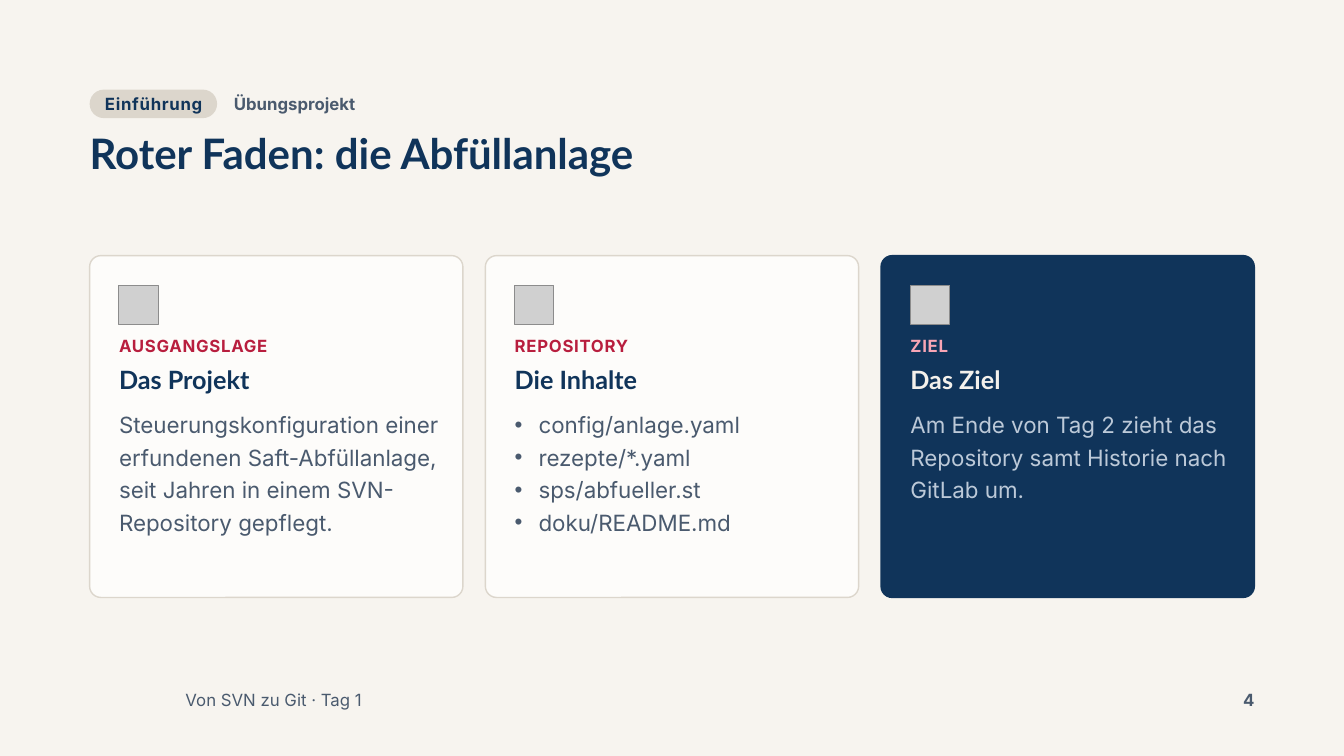
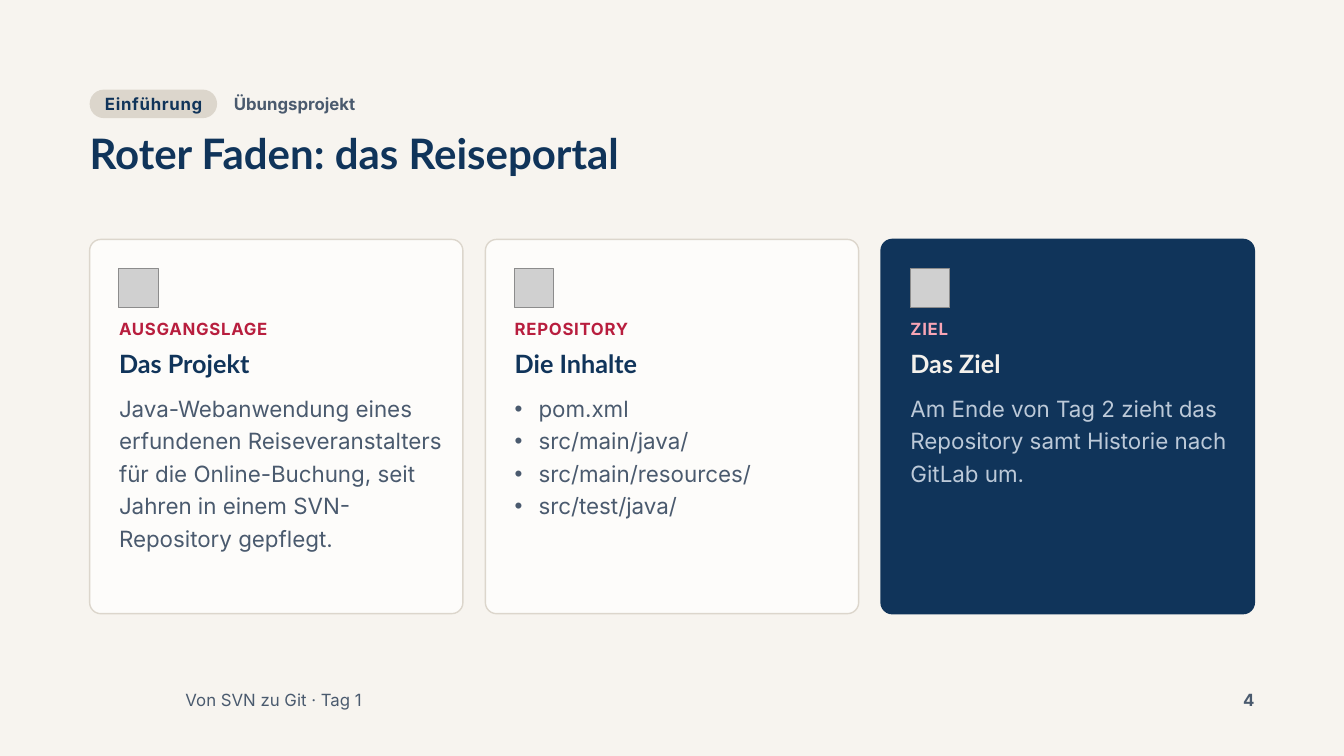
Before and after one commit to AndreasSchoenfeldUser/Von-SVN-zu-Git-Workshop, a slide deck: slide 4 of slides/pptx/tag1.pptx. Drawn at 1344x756 pixels with LibreOffice and Linux fonts; fonts in the diff are those of the drawing; grey boxes stand for pictures; background and template pictures are left out. Boxes give left, top, right and bottom in pixels: in the first picture for what was removed or moved away, otherwise in the second. Text is boxed around its words. In the diff, an @@ line names an element or a change of style, - is before the commit and + after.

```diff
--- a/slides/pptx/tag1.pptx
+++ b/slides/pptx/tag1.pptx
@@ title at box(90, 137, 619, 176): text changed @@
-Roter Faden: die Abfüllanlage
+Roter Faden: das Reiseportal
@@ rounded rectangle: place and size @@
-rounded rectangle at box(90, 256, 463, 598)
+rounded rectangle at box(90, 240, 463, 614)
@@ 7 texts, 3 pictures: place and size @@
-7 texts, 3 pictures at box(119, 285, 1227, 499)
+7 texts, 3 pictures at box(119, 269, 1227, 483)
@@ rounded rectangle: place and size @@
-rounded rectangle at box(485, 256, 858, 598)
+rounded rectangle at box(485, 240, 858, 614)
@@ proportions changed in 3 elements at box(90, 240, 463, 614), box(485, 240, 858, 614), box(881, 240, 1254, 614) @@
@@ rounded rectangle: place and size @@
-rounded rectangle at box(881, 256, 1254, 598)
+rounded rectangle at box(881, 240, 1254, 614)
@@ text at box(119, 400, 442, 552): text changed @@
-Steuerungskonfiguration einer erfundenen Saft-Abfüllanlage, seit Jahren in einem SVN-Repository gepflegt.
+Java-Webanwendung eines erfundenen Reiseveranstalters für die Online-Buchung, seit Jahren in einem SVN-Repository gepflegt.
@@ text at box(539, 400, 751, 519): text changed @@
-• config/anlage.yaml
-• rezepte/*.yaml
-• sps/abfueller.st
-• doku/README.md
+• pom.xml
+• src/main/java/
+• src/main/resources/
+• src/test/java/
```
Also in this commit, not shown: 18 other slides changed, 45 other files.
